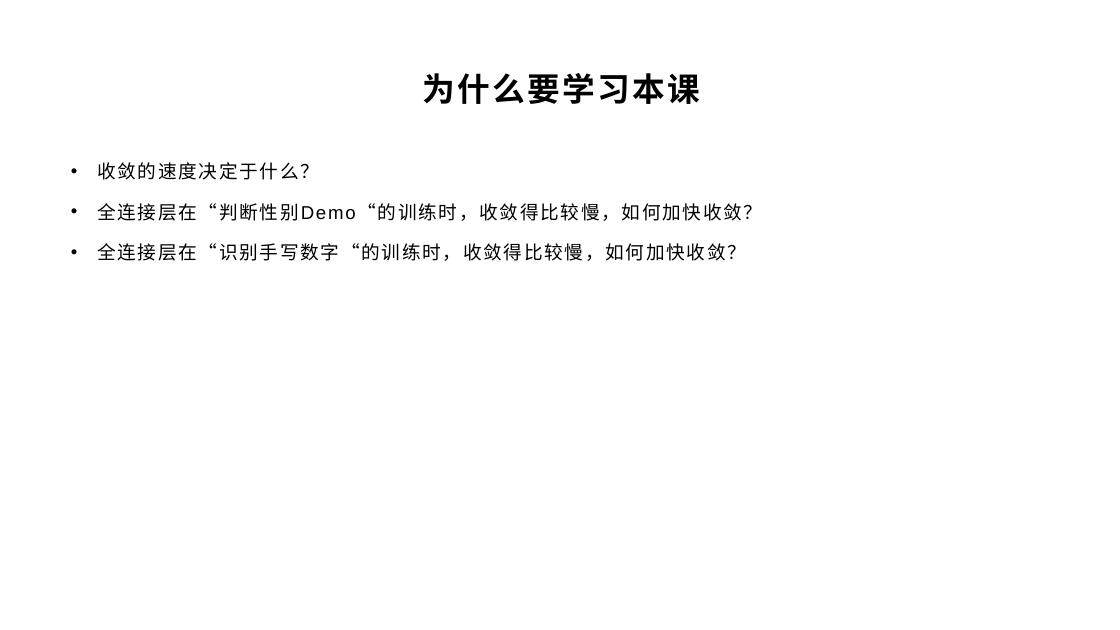
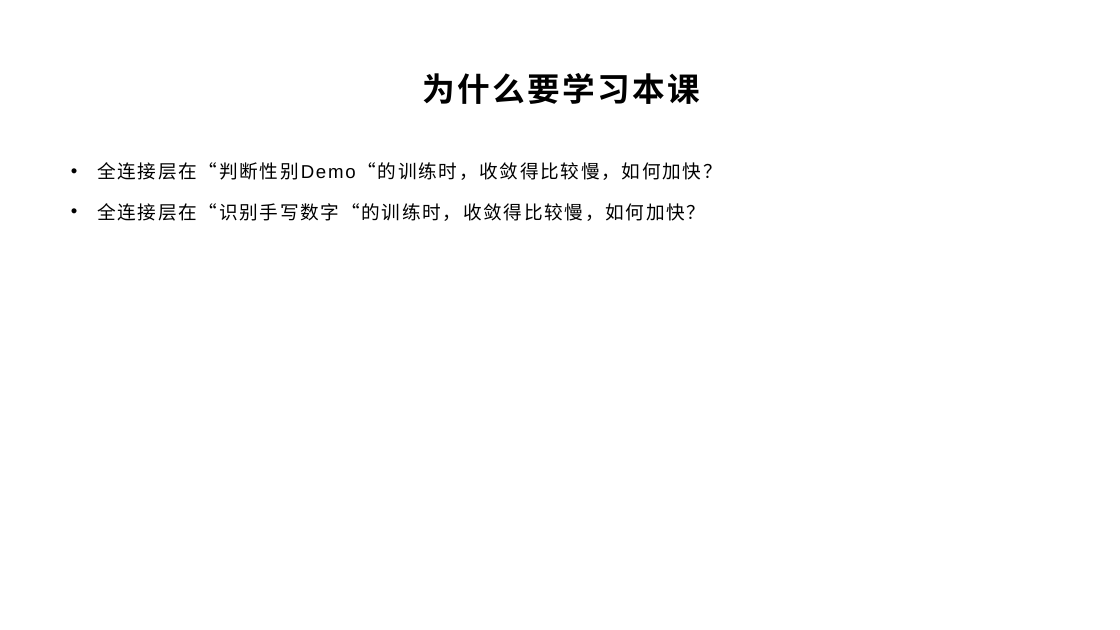
Before and after one commit to yyc-git/DeepLearningEdu, a slide deck: slide 5 of lessons/6_softmax/ppt/使用交叉熵损失函数和Softmax激活函数.pptx. Drawn at 1120x630 pixels with LibreOffice and Linux fonts; fonts in the diff are those of the drawing; background and template pictures are left out. Boxes give left, top, right and bottom in pixels: in the first picture for what was removed or moved away, otherwise in the second. Text is boxed around its words. In the diff, an @@ line names an element or a change of style, - is before the commit and + after.

```diff
--- a/lessons/6_softmax/ppt/使用交叉熵损失函数和Softmax激活函数.pptx
+++ b/lessons/6_softmax/ppt/使用交叉熵损失函数和Softmax激活函数.pptx
@@ text at (97,162,722,221): text changed @@
-• 收敛的速度决定于什么？
-• 全连接层在“判断性别Demo“的训练时，收敛得比较慢，如何加快收敛？
-• 全连接层在“识别手写数字“的训练时，收敛得比较慢，如何加快收敛？
+• 全连接层在“判断性别Demo“的训练时，收敛得比较慢，如何加快？
+• 全连接层在“识别手写数字“的训练时，收敛得比较慢，如何加快？
```
Also in this commit, not shown: 7 other slides changed, 27 other files.
